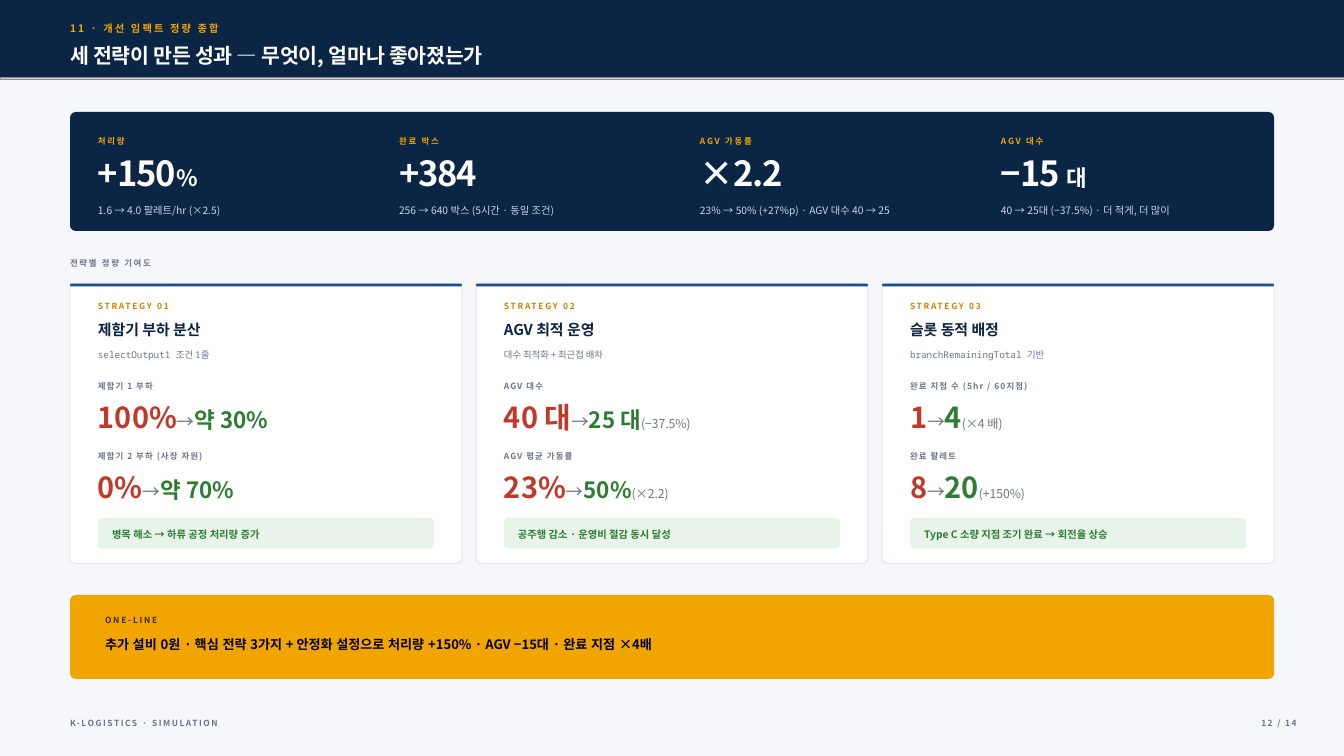
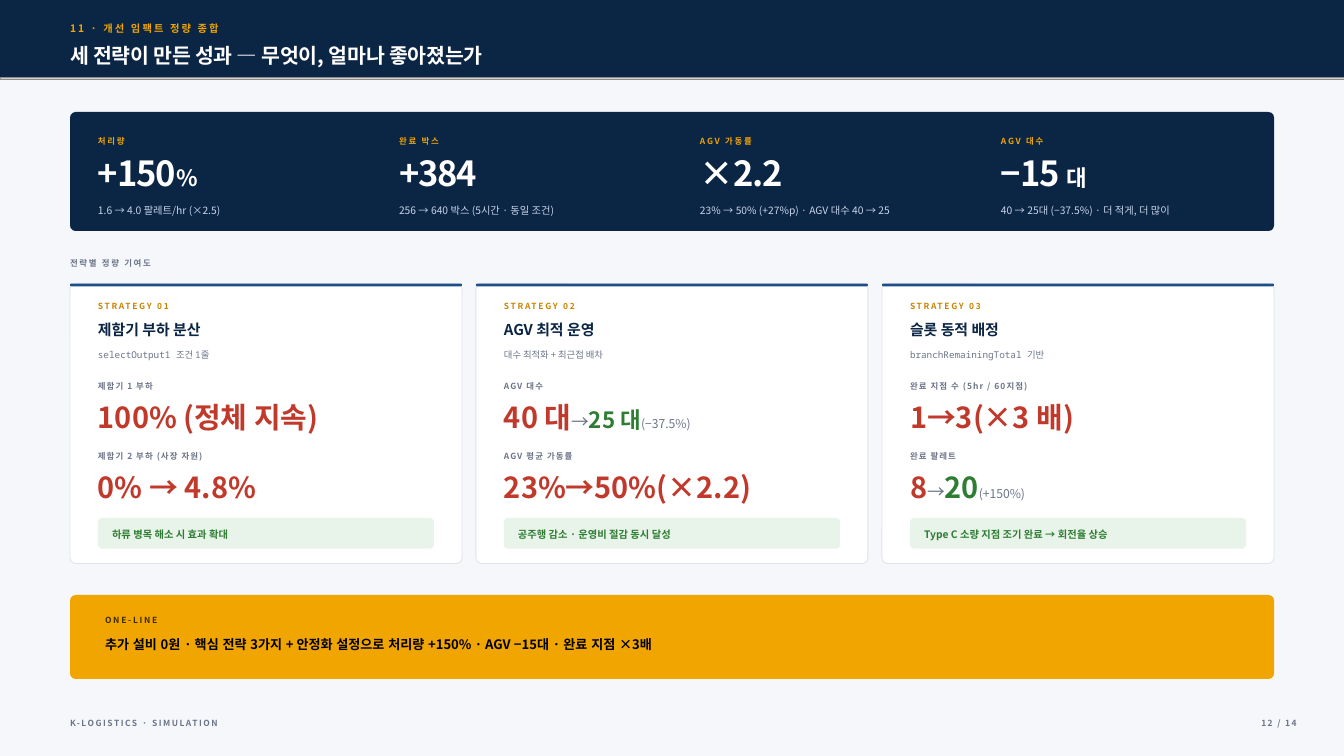
Before and after one commit to cholin3721/simulation_contest2, a slide deck: slide 12 of 피킹_프로세스_효율화_및_생산성_극대화_20260709235709.pptx. Drawn at 1344x756 pixels with LibreOffice and Linux fonts; fonts in the diff are those of the drawing; grey boxes stand for pictures; background and template pictures are left out. Boxes give left, top, right and bottom in pixels: in the first picture for what was removed or moved away, otherwise in the second. Text is boxed around its words. In the diff, an @@ line names an element or a change of style, - is before the commit and + after.

Commit message:
문제_수정.pdf 기준 전 산출물 정합성 검증 및 실측값 반영
- 91.7% S/A 비율: 빈 주문→S급 규칙 반영 이론값 91.6%와 일치함을 검증·재서술
- 개선①(제함기 부하 분산) 실측 기준 정직 서술 (제함기2 0%→4.8%, 병목은 하류)
- 재현 실측값 확정: 25대 기준 20팔레트/640박스/4.0hr/3:60, AGV 50%
- 민감도 4수준 실측: 15대 60.0% / 20대 50.0% / 25대 50.0% / 35대 34.3%
- 오탈자·문서 버그 수정 (AS-OS, 표5 단위, 매뉴얼 반복 출력 등)
- 봉함기 라우팅 가정 보고서 1.1절에 문서화
- 모델 결과 패널 텍스트 흰색→검정 (가동률 수치 표시 버그 수정)
- Q&A 보강 (Q2 재작성, Q12-1 신설: 15대 이상 처리량 동일 원인)
- 임시 스크립트·로그 정리, PDF 3종 최신 재출력

```diff
--- a/피킹_프로세스_효율화_및_생산성_극대화_20260709235709.pptx
+++ b/피킹_프로세스_효율화_및_생산성_극대화_20260709235709.pptx
@@ text at box(98, 403, 318, 434): text changed @@
-100%→약 30%
+100% (정체 지속)
@@ text at box(910, 403, 1074, 434): text changed; size 13 to 31 pt; text colour #6B7488 to #C0392B; bold on @@
-1→4(×4 배)
+1→3(×3 배)
@@ text at box(98, 476, 256, 499): text changed; size 24 to 31 pt; text colour #2E7D32 to #C0392B @@
-0%→약 70%
+0% → 4.8%
@@ text "23%→50%(×2.2)" at box(504, 474, 751, 504): size 19 to 31 pt, size 24 to 31 pt, size 13 to 31 pt, text colour #6B7488 to #C0392B, text colour #2E7D32 to #C0392B, bold on in "23%→50%(×2.2)" @@
@@ text at box(112, 529, 228, 539): text changed @@
-병목 해소 → 하류 공정 처리량 증가
+하류 병목 해소 시 효과 확대
@@ text at box(105, 638, 652, 651): text changed @@
-추가 설비 0원 · 핵심 전략 3가지 + 안정화 설정으로 처리량 +150% · AGV −15대 · 완료 지점 ×4배
+추가 설비 0원 · 핵심 전략 3가지 + 안정화 설정으로 처리량 +150% · AGV −15대 · 완료 지점 ×3배
```
Also in this commit, not shown: 10 other slides changed, 38 other files.
